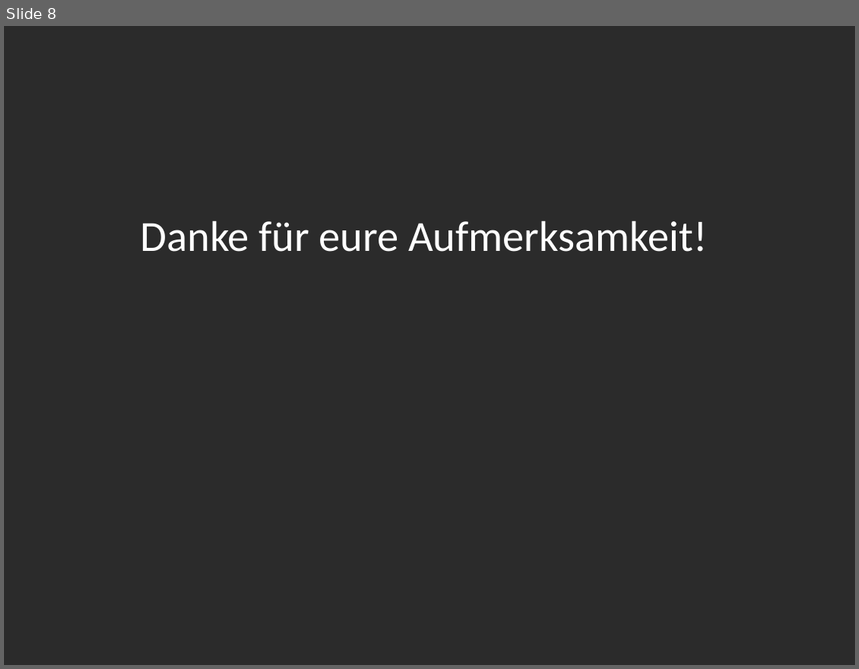
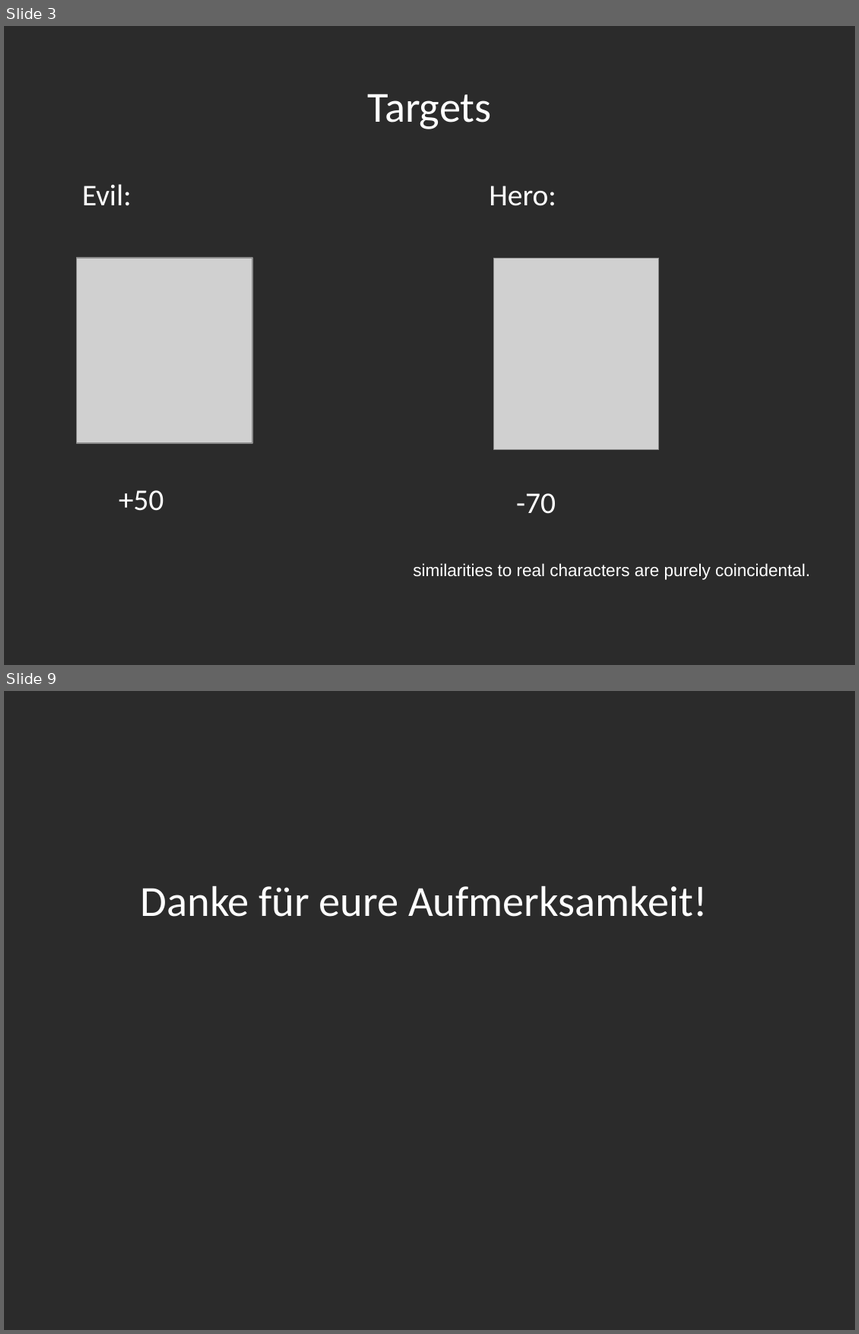
Before and after one commit to Rust-Mikrocontroller-Praktikum-2017/megamaertz, a slide deck: slides/slides.odp. Shown one above the other, each under a label of ours: slide 8 before the commit, slides 3 and 9 after it; the slides between them are not shown. The pictures are 859x669 and 859x1334 pixels, drawn with LibreOffice and Linux fonts; fonts in the diff are those of the drawing; grey boxes stand for pictures; background and template pictures are left out; a plain dark background stands for a picture behind light text. Boxes give left, top, right and bottom in pixels: in the first picture for what was removed or moved away, otherwise in the second. Text is boxed around its words. In the diff, an @@ line names an element or a change of style, - is before the commit and + after.

```diff
--- a/slides/slides.odp
+++ b/slides/slides.odp
@@ slide 3 added at <box>4,26,855,665</box>, background picture (left out) @@
@@ title added at <box>367,94,492,129</box>, 40 pt, text #FFFFFF @@
+Targets
@@ text added at <box>82,184,164,511</box>, 28 pt, text #FFFFFF @@
+Evil:
+  +50
@@ text added at <box>489,186,557,514</box>, 28 pt, text #FFFFFF @@
+Hero:
+-70
@@ picture added at <box>77,258,253,443</box> @@
@@ picture added at <box>493,258,659,449</box> @@
@@ text added at <box>413,563,810,580</box>, 16 pt, text #FFFFFF @@
+similarities to real characters are purely coincidental.
@@ what was slide 8 is now slide 9 @@
```
Also in this commit, not shown: 4 slides changed, 3 other slides added, 3 slides removed, 1 other file.
